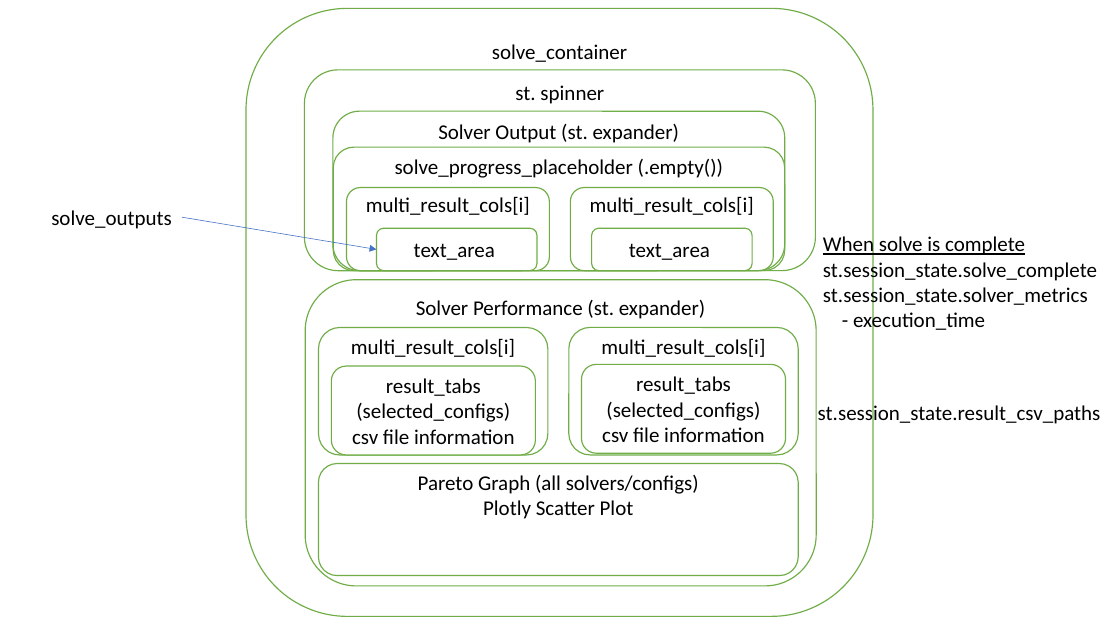
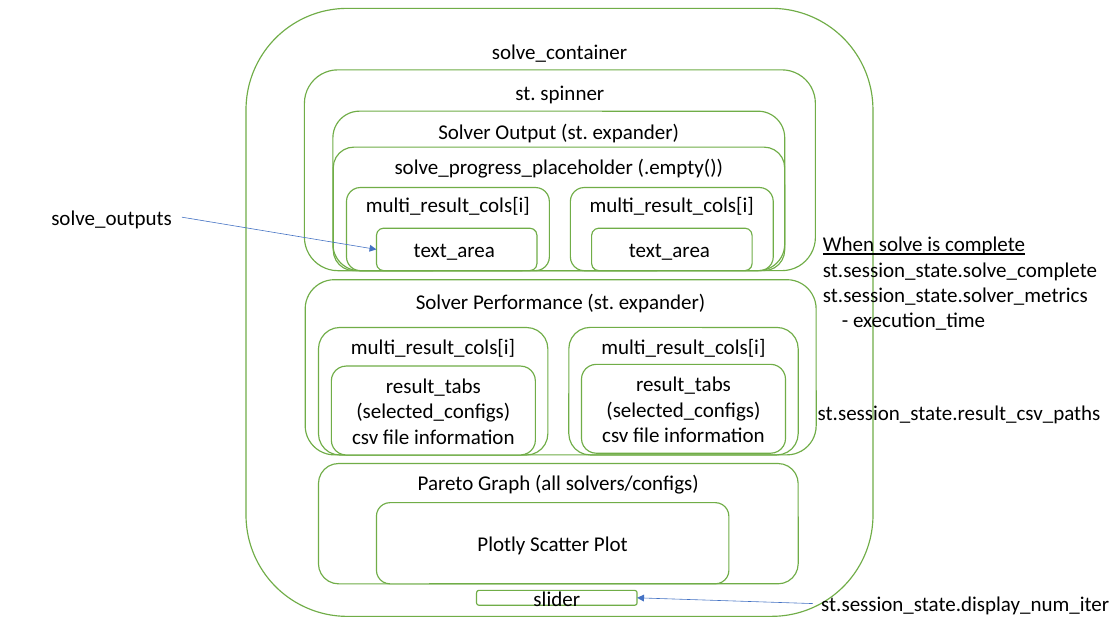
Before and after one commit to symbench/symbench-studio, a slide deck: slide 4 of docs/symbench-studio-layout.pptx. Drawn at 1120x630 pixels with LibreOffice and Linux fonts; fonts in the diff are those of the drawing. Boxes give left, top, right and bottom in pixels: in the first picture for what was removed or moved away, otherwise in the second. Text is boxed around its words. In the diff, an @@ line names an element or a change of style, - is before the commit and + after.

Commit message:
Adding history functionality (i.e. a slider and tracking dictionary for current/max iteration) Slider appears when doing first solve, on slider change the graph appears but the slider disappears.

```diff
--- a/docs/symbench-studio-layout.pptx
+++ b/docs/symbench-studio-layout.pptx
@@ rounded rectangle "Solver Performance (st. expander)": place and size @@
-rounded rectangle "Solver Performance (st. expander)" at [305, 280, 816, 586]
+rounded rectangle "Solver Performance (st. expander)" at [305, 280, 816, 455]
@@ rounded rectangle "Pareto Graph (all solvers/configs)": place and size @@
-rounded rectangle "Pareto Graph (all solvers/configs)" at [318, 464, 798, 576]
+rounded rectangle "Pareto Graph (all solvers/configs)" at [318, 464, 798, 584]
@@ rounded rectangle added at [376, 502, 729, 584], fill #FFFFFF, outline #70AD47 1 pt, 18 pt, text #000000 @@
+Plotly Scatter Plot
@@ text in rounded rectangle at [483, 500, 634, 519]: paragraph removed @@
-Plotly Scatter Plot
@@ rounded rectangle added at [476, 591, 637, 606], fill #FFFFFF, outline #70AD47 1 pt, 18 pt, text #000000 @@
+slider
@@ arrow added from (813, 604) to (637, 598), #4472C4 0.5 pt @@
@@ text added at [821, 594, 1109, 615], 18 pt, text #000000 @@
+st.session_state.display_num_iter
```
Also in this commit, not shown: 1 other file.
